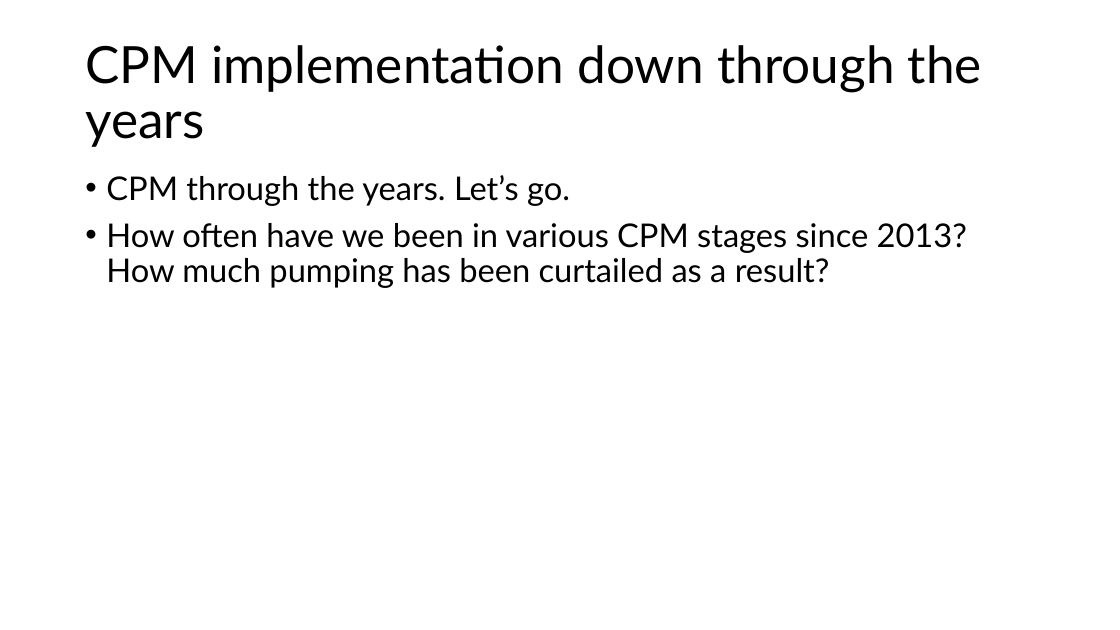
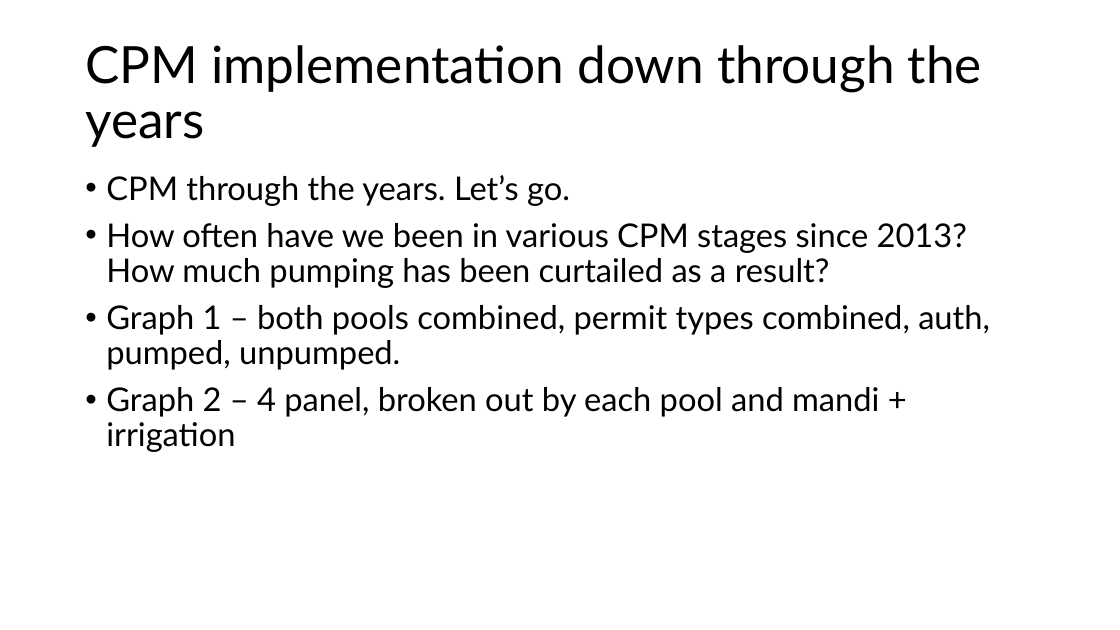
Before and after one commit to cfurl/EAHCP-Fall-2026-Sci-Comm, a slide deck: slide 8 of springflow_protection.pptx. Drawn at 1120x630 pixels with LibreOffice and Linux fonts; fonts in the diff are those of the drawing. Boxes give left, top, right and bottom in pixels: in the first picture for what was removed or moved away, otherwise in the second. Text is boxed around its words. In the diff, an @@ line names an element or a change of style, - is before the commit and + after.

```diff
--- a/springflow_protection.pptx
+++ b/springflow_protection.pptx
@@ text at [106, 305, 990, 452]: paragraphs added @@
+• Graph 1 – both pools combined, permit types combined, auth, pumped, unpumped.
+• Graph 2 – 4 panel, broken out by each pool and mandi + irrigation
```
Also in this commit, not shown: 12 other files.
